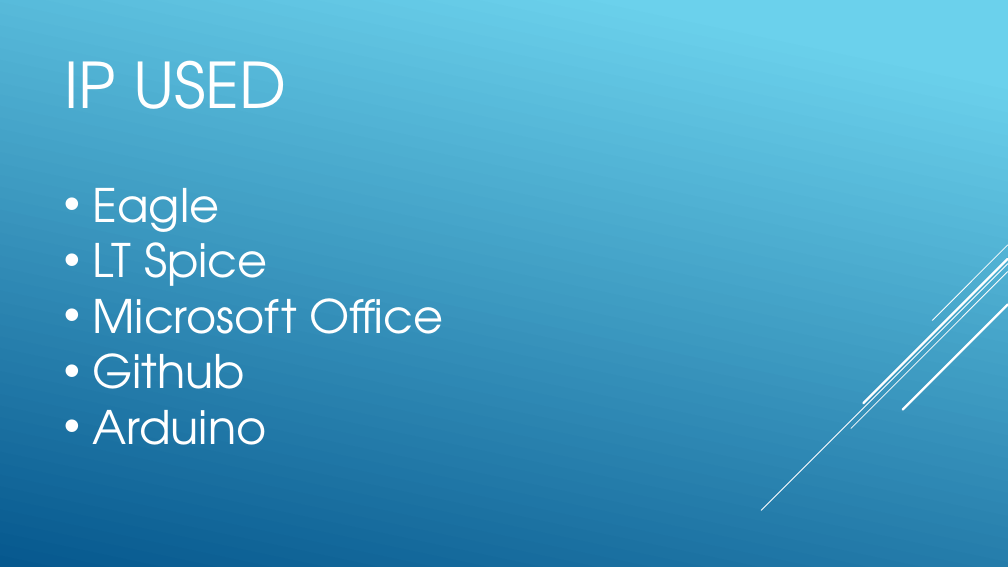
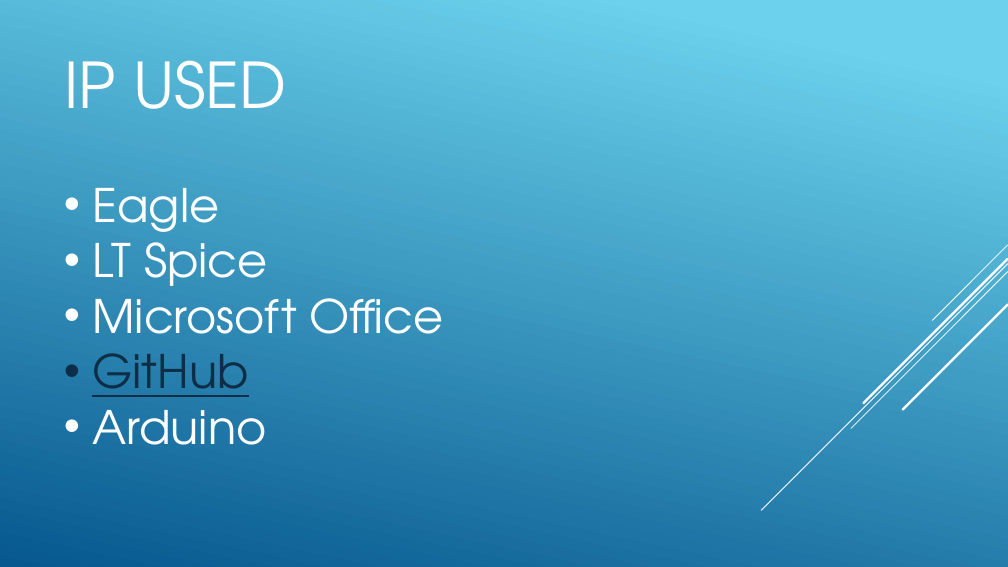
Before and after one commit to jp32/ece411-pdx, a slide deck: slide 15 of documents/presentation.pptx (slide 10 before the commit). Drawn at 1008x567 pixels with LibreOffice and Linux fonts; fonts in the diff are those of the drawing. Boxes give left, top, right and bottom in pixels: in the first picture for what was removed or moved away, otherwise in the second. Text is boxed around its words. In the diff, an @@ line names an element or a change of style, - is before the commit and + after.

```diff
--- a/documents/presentation.pptx
+++ b/documents/presentation.pptx
@@ text at [92, 353, 248, 397]: text changed; text colour #FFFFFF to #0D2E46 @@
-• Github
+• GitHub
```
Also in this commit, not shown: 6 other slides changed, 2 other files.
